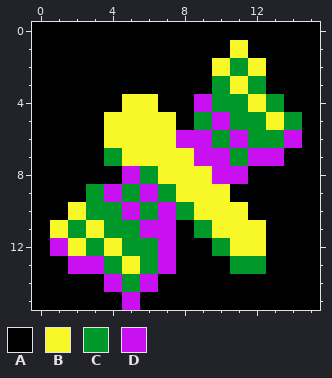
Edited in one commit: pixel-art sprite (Graphics/Sprites/DMG/SprPlayer_135.png). The picture above was drawn from the file before the commit.
The file is 16x16 pixels.
Palette (. is transparent): A #000000  B #f8f828  C #009828  D #c810f0
Pixels before, first column x 0:
 0 AAAAAAAAAAAAAAAA
 1 AAAAAAAAAAABAAAA
 2 AAAAAAAAAABCBAAA
 3 AAAAAAAAAACBCAAA
 4 AAAAABBAADCCBCAA
 5 AAAABBBBACDCCBCA
 6 AAAABBBBDDCDCCDA
 7 AAAACBBBBDDCDDAA
 8 AAAAADCBBBDDAAAA
 9 AAACDCDCBBBAAAAA
10 AABCCDCDCBBBAAAA
11 ABCBCCDDACBBBAAA
12 ADBCBCCDAACBBAAA
13 AADDCBCDAAACCAAA
14 AAAADCDAAAAAAAAA
15 AAAAADAAAAAAAAAA
The result:
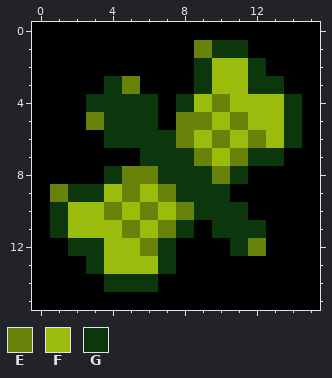
Colours new in this view: E #698209  F #9bbc0c  G #0c360c
Edits made:
Changed rows in their new state; - is an unchanged pixel.
first column x 1:
 1 --------EGG---
 2 --------GFFG--
 3 ---GE---GFFGG-
 4 --GGGG-GFEFFFG
 5 --EGGGAEEFEFFG
 6 ---GGGGEFEFEFG
 7 ---AAGGGEFEGG-
 8 ---GEEGGGEG---
 9 EGGFEFEGGG----
10 GFFEFEFEGGG---
11 GFFFEFEGAGGG--
12 AGGFFEG--AGE--
13 -AGFFFG---AA--
14 ---GGG--------
15 ----A---------
Pixel boxes of the changes (left, top, right, bottom) in both pictures:
changed: (50, 40, 302, 310)
